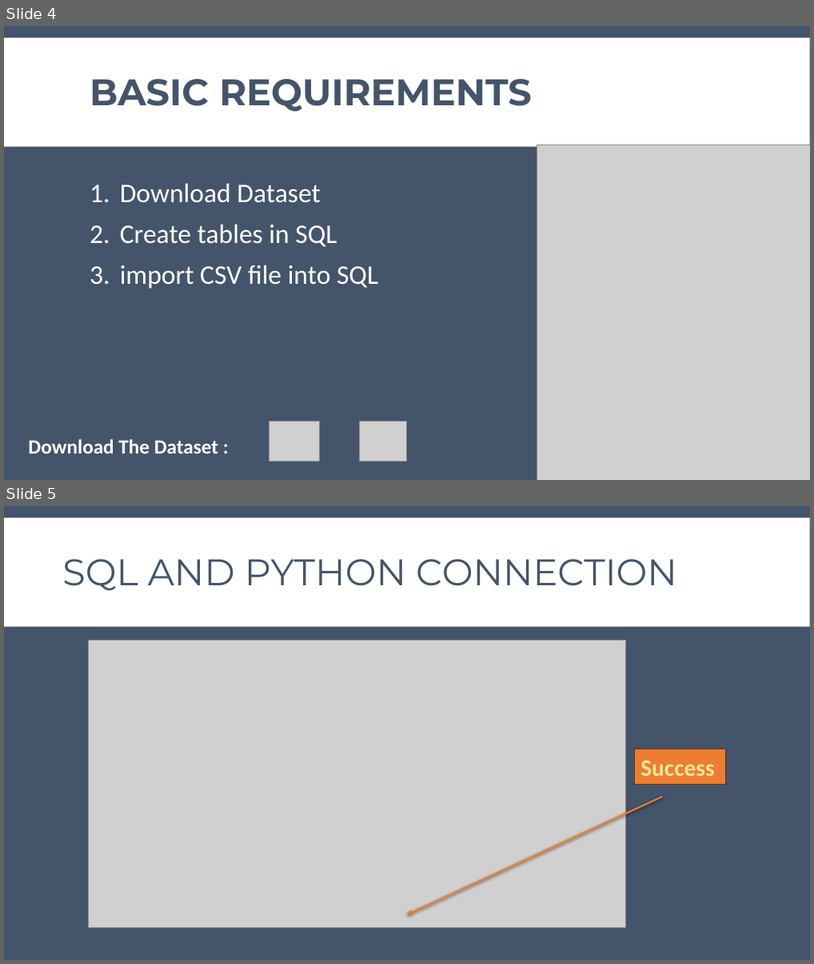
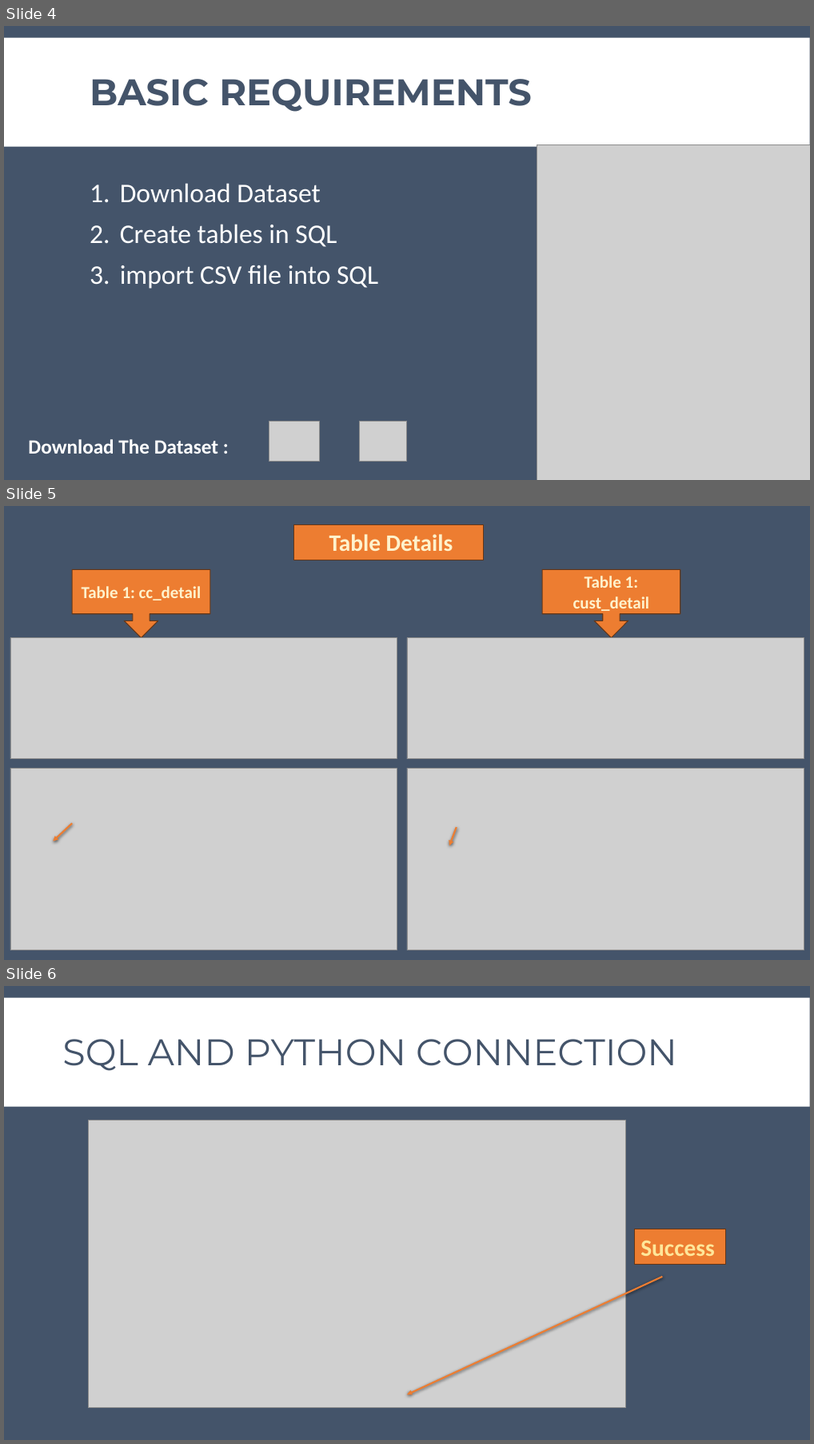
Before and after one commit to KshmaKshma/Credit_Card_Financial_Analysis, a slide deck: CeditCard_tran_cust_analyis_report_presentation.pptx. Shown one above the other, each under a label of ours: slides 4 and 5 before the commit, slides 4, 5 and 6 after it. The pictures are 814x964 and 814x1444 pixels, drawn with LibreOffice and Linux fonts; fonts in the diff are those of the drawing; grey boxes stand for pictures. Boxes give left, top, right and bottom in pixels: in the first picture for what was removed or moved away, otherwise in the second. Text is boxed around its words. In the diff, an @@ line names an element or a change of style, - is before the commit and + after.

```diff
--- a/CeditCard_tran_cust_analyis_report_presentation.pptx
+++ b/CeditCard_tran_cust_analyis_report_presentation.pptx
@@ slide 5 added at [4, 506, 810, 960], background #44546A @@
@@ rectangle added at [294, 525, 484, 560], fill #ED7D31, outline #683715 1 pt, 28 pt, text #FFF2CC, bold @@
+Table Details
@@ down arrow callout added at [72, 569, 210, 638], fill #ED7D31, outline #683715 1 pt, 20 pt, text #FFF2CC, bold @@
+Table 1: cc_detail
@@ down arrow callout added at [542, 569, 680, 638], fill #ED7D31, outline #683715 1 pt, 20 pt, text #FFF2CC, bold @@
+Table 1: cust_detail
@@ picture added at [10, 638, 398, 759] @@
@@ picture added at [407, 638, 804, 759] @@
@@ picture added at [10, 768, 398, 950] @@
@@ picture added at [407, 768, 804, 950] @@
@@ arrow added from (72, 823) to (53, 841), #ED7D31 2 pt @@
@@ arrow added from (457, 828) to (450, 845), #ED7D31 2 pt @@
@@ what was slide 5 is now slide 6 @@
```
Also in this commit, not shown: 10 slides changed, 2 other slides added, 2 slides removed.
